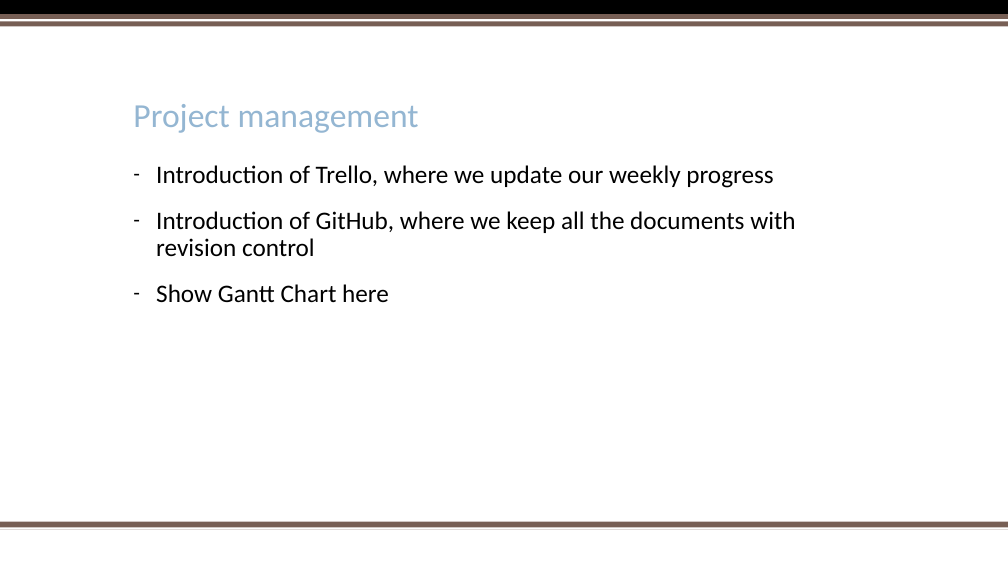
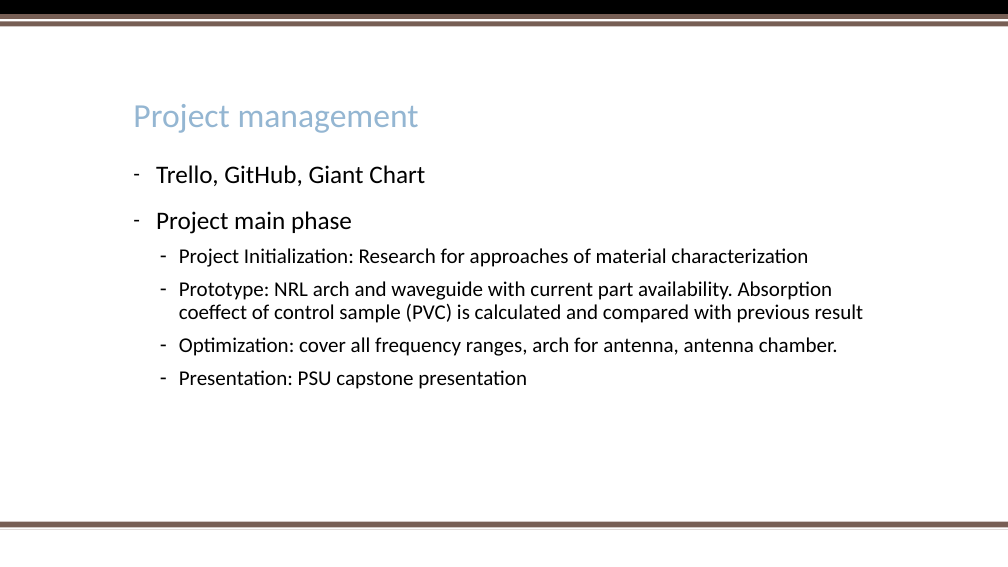
Before and after one commit to trankhiemha/ECE412-413-Capstone-Project-N3, a slide deck: slide 3 of Capstone project proposal presentation.pptx. Drawn at 1008x567 pixels with LibreOffice and Linux fonts; fonts in the diff are those of the drawing; background and template pictures are left out. Boxes give left, top, right and bottom in pixels: in the first picture for what was removed or moved away, otherwise in the second. Text is boxed around its words. In the diff, an @@ line names an element or a change of style, - is before the commit and + after.

```diff
--- a/Capstone project proposal presentation.pptx
+++ b/Capstone project proposal presentation.pptx
@@ text at (156, 165, 864, 389): text changed; size 24 to 20 pt @@
-– Introduction of Trello, where we update our weekly progress
-– Introduction of GitHub, where we keep all the documents with revision control
-– Show Gantt Chart here
+– Trello, GitHub, Giant Chart
+– Project main phase
+  – Project Initialization: Research for approaches of material characterization
+  – Prototype: NRL arch and waveguide with current part availability. Absorption coeffect of control sample (PVC) is calculated and compared with previous result
+  – Optimization: cover all frequency ranges, arch for antenna, antenna chamber.
+  – Presentation: PSU capstone presentation
```
Also in this commit, not shown: 6 other slides changed, 3 slides added.
